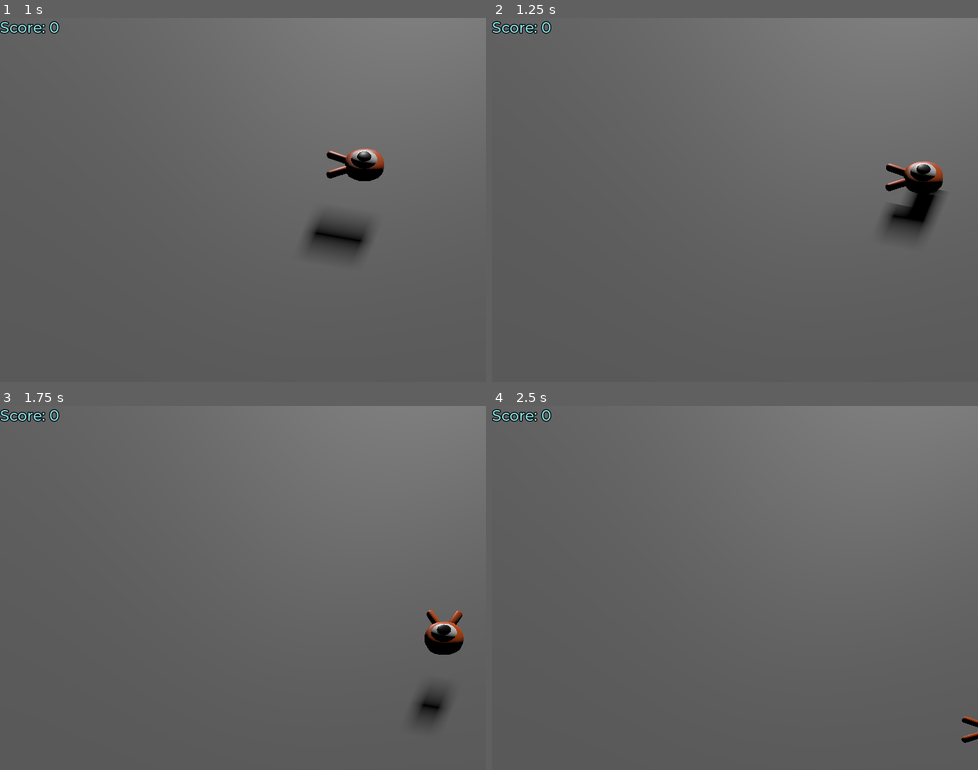
Above: before the commit, frames 1-4 (two rows, left to right).
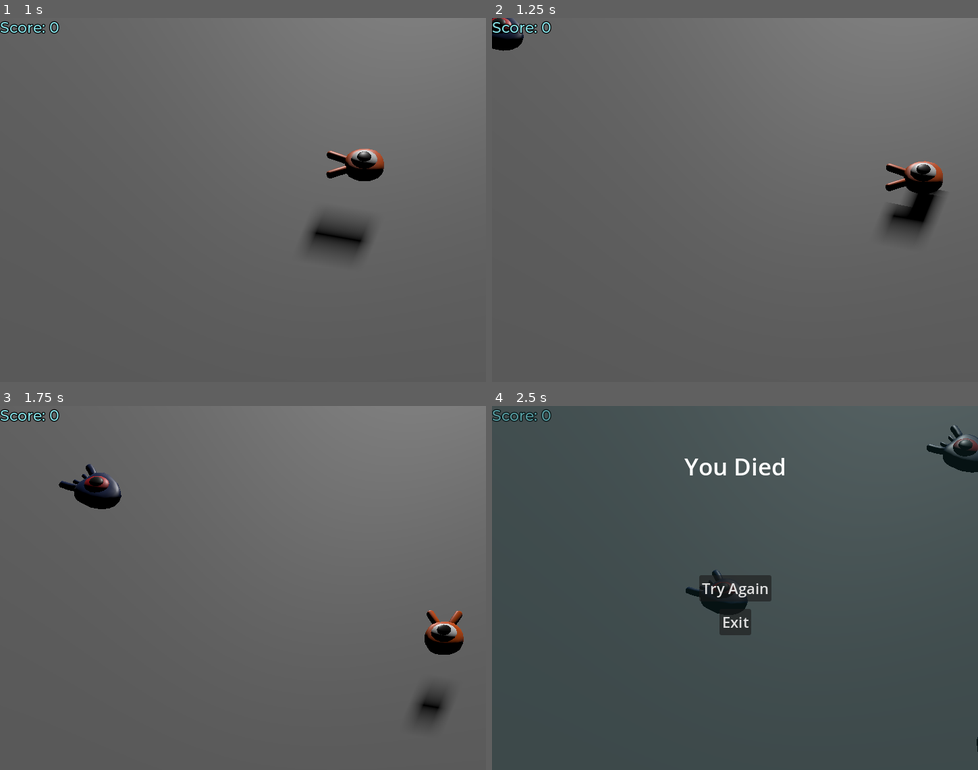
Above: after the commit, the same moments.

Repository: Ednaxx/godot_first-3D_game
Game: Godot game, scene res://main.tscn
The game is run twice, just before and just after one commit, with the same random seed, the same clock (stepped at 60 frames per second) and the same inputs.
Inputs:
- Up to frame 1 (1 s): tap Enter at 0.5 s; hold D (move_right) from 0.53 s (still down); tap Space (jump) at 0.77 s
- Up to frame 2 (1.25 s): keep holding D (move_right)
- Up to frame 3 (1.75 s): release D (move_right) at 1.28 s; hold S (move_back) from 1.28 s (still down); tap Space (jump) at 1.52 s
- Up to frame 4 (2.5 s): release S (move_back) at 2.03 s; hold D (move_right) from 2.03 s (still down)

Frame 1 is identical in both runs. In frame 2, 0.4% of the frame differs, in the area x 0-7%, y 0-10%; in frame 3, 0.8%; in frame 4, 100%, in the area x 0-100%, y 0-100%.
Error before the commit: Invalid access to property or key '_on_mob_squashed' on a base object of type 'null instance'. (res://main.gd:14)

Commit message:
Add game over UI and Music loop

Diff:
--- a/entities/player.gd
+++ b/entities/player.gd
@@ -59,8 +59,9 @@
 				break
 
 func die() -> void:
-	hit.emit()
-	queue_free()
+	if self.is_on_floor():
+		hit.emit()
+		queue_free()
 
 func _on_mob_detector_body_entered(_body: Node3D) -> void:
 	die()
--- a/main.gd
+++ b/main.gd
@@ -2,19 +2,27 @@
 
 @export var mob_scene: PackedScene
 
+func _ready():
+	$UI/Retry.hide()
 
 func _on_mob_timer_timeout() -> void:
-    var mob: Node3D = mob_scene.instantiate()
-    var mob_spawn_location_node: PathFollow3D = get_node("SpawnPath/SpawnLocation")
-    mob_spawn_location_node.progress_ratio = randf()
+	var mob: Node3D = mob_scene.instantiate()
+	var mob_spawn_location_node: PathFollow3D = get_node("SpawnPath/SpawnLocation")
+	mob_spawn_location_node.progress_ratio = randf()
 
-    var player_position: Vector3 = $Player.position
-    mob.initialize(mob_spawn_location_node.position, player_position)
+	var player_position: Vector3 = $Player.position
+	mob.initialize(mob_spawn_location_node.position, player_position)
 
-    mob.squashed.connect($UserInterface/ScoreLabel._on_mob_squashed.bind())
+	mob.squashed.connect($UI/ScoreLabel._on_mob_squashed.bind())
 
-    add_child(mob)
-
+	add_child(mob)
 
 func _on_player_hit() -> void:
-    $MobTimer.stop()
+	$UI/Retry.show()
+	$MobTimer.stop()
+
+func _on_try_again_button_pressed() -> void:
+	self.get_tree().reload_current_scene()
+
+func _on_exit_button_pressed() -> void:
+	self.get_tree().quit()
--- a/main.tscn
+++ b/main.tscn
@@ -97,13 +97,15 @@
 shape = SubResource("BoxShape3D_hr8j8")
 metadata/_edit_lock_ = true
 
-[node name="Control" type="Control" parent="."]
+[node name="UI" type="Control" parent="."]
 layout_mode = 3
-anchors_preset = 0
-offset_right = 40.0
-offset_bottom = 40.0
+anchors_preset = 15
+anchor_right = 1.0
+anchor_bottom = 1.0
+grow_horizontal = 2
+grow_vertical = 2
 
-[node name="ScoreLabel" type="Label" parent="Control"]
+[node name="ScoreLabel" type="Label" parent="UI"]
 layout_mode = 0
 offset_right = 40.0
 offset_bottom = 23.0
@@ -114,5 +116,61 @@
 text = "Score: 0"
 script = ExtResource("5_o0fgo")
 
+[node name="Retry" type="ColorRect" parent="UI"]
+layout_mode = 1
+anchors_preset = 15
+anchor_right = 1.0
+anchor_bottom = 1.0
+grow_horizontal = 2
+grow_vertical = 2
+color = Color(0.0588235, 0.184314, 0.196078, 0.384314)
+
+[node name="TryAgainButton" type="Button" parent="UI/Retry"]
+layout_mode = 1
+anchors_preset = 8
+anchor_left = 0.5
+anchor_top = 0.5
+anchor_right = 0.5
+anchor_bottom = 0.5
+offset_left = -4.0
+offset_top = -4.0
+offset_right = 4.0
+offset_bottom = 4.0
+grow_horizontal = 2
+grow_vertical = 2
+theme_override_font_sizes/font_size = 22
+text = "Try Again"
+
+[node name="ExitButton" type="Button" parent="UI/Retry"]
+layout_mode = 1
+anchors_preset = 8
+anchor_left = 0.5
+anchor_top = 0.5
+anchor_right = 0.5
+anchor_bottom = 0.5
+offset_left = -4.0
+offset_top = 46.0
+offset_right = 4.0
+offset_bottom = 54.0
+grow_horizontal = 2
+grow_vertical = 2
+theme_override_font_sizes/font_size = 22
+text = "Exit"
+
+[node name="YouDiedLabel" type="Label" parent="UI/Retry"]
+layout_mode = 1
+anchors_preset = 5
+anchor_left = 0.5
+anchor_right = 0.5
+offset_left = -34.5
+offset_top = 65.0
+offset_right = 34.5
+offset_bottom = 88.0
+grow_horizontal = 2
+theme_override_font_sizes/font_size = 35
+text = "You Died"
+
 [connection signal="hit" from="Player" to="." method="_on_player_hit"]
 [connection signal="timeout" from="MobTimer" to="." method="_on_mob_timer_timeout"]
+[connection signal="pressed" from="UI/Retry/TryAgainButton" to="." method="_on_try_again_button_pressed"]
+[connection signal="pressed" from="UI/Retry/ExitButton" to="." method="_on_exit_button_pressed"]
--- /dev/null
+++ b/music_player.tscn
@@ -0,0 +1,7 @@
+[gd_scene load_steps=2 format=3 uid="uid://btqth7gwvucw"]
+
+[ext_resource type="AudioStream" uid="uid://b6ithm8yxujp2" path="res://art/House In a Forest Loop.ogg" id="1_ki33c"]
+
+[node name="MusicPlayer" type="AudioStreamPlayer"]
+stream = ExtResource("1_ki33c")
+autoplay = true
--- a/project.godot
+++ b/project.godot
@@ -14,6 +14,10 @@
 run/main_scene="res://main.tscn"
 config/features=PackedStringArray("4.3")
 config/icon="res://art/icon.png"
+
+[autoload]
+
+MusicPlayer="*res://music_player.tscn"
 
 [display]
 
